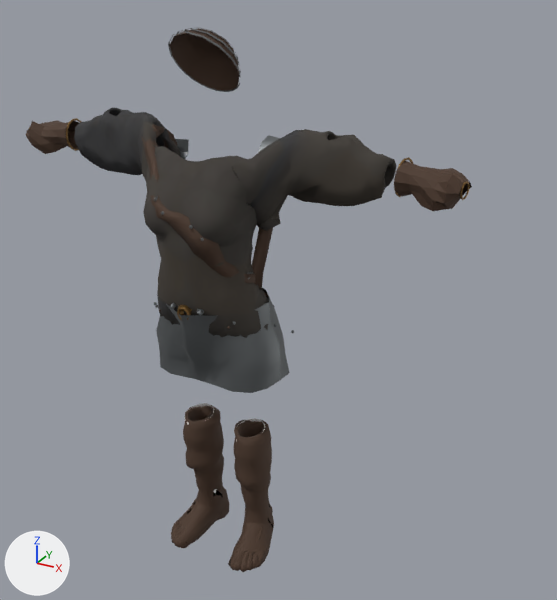
Before and after pictures for a commit that changed the glTF model src/assets/loot/carriers-shieldmaiden.glb.
Before and after are seen from a 50 mm lens placed at (1.263, -1.873, 1.971), pointed at (0.173, 0.11, 0.979). Lighting does not change. The marker at lower left points along +X, +Y and +Z. The older version comes first. Where no turn or scale is listed for an object, it has been applied to the vertices.

Names of what the first picture shows: 'shieldmaiden.Body.Gambeson_shieldmaiden', 'shieldmaiden.Body.Leather', 'shieldmaiden.Body.Steel', 'shieldmaiden.Boots.Leather', 'shieldmaiden.Helmet.Leather', '~kit.Gloves.Leather' and 5 more.
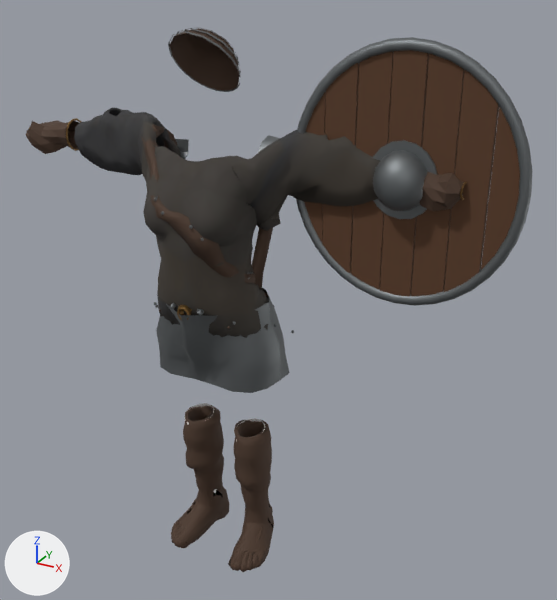
Scene script edits in JSON lines:
```json
{"op": "add", "block": "mat_wood", "code": ["mat_wood = principled_material('Wood')", "mat_wood.base_color = (0.102, 0.0437, 0.0185)  # brown #5a3b25", "mat_wood.roughness = 0.86"]}
{"op": "add", "block": "me_mesh_12", "code": ["me_mesh_12 = bpy.data.meshes.new('Mesh_12')", "me_mesh_12.from_pydata(...)  # 252 vertices, 476 faces; spans x 0.26..0.904, y 0.048..0.065, z 1.063..1.761", "me_mesh_12.materials.append(mat_wood)  # brown #5a3b25"]}
{"op": "add", "block": "me_mesh_3_1", "code": ["me_mesh_3_1 = bpy.data.meshes.new('Mesh_3')", "me_mesh_3_1.from_pydata(...)  # 383 vertices, 744 faces; spans x 0.247..0.917, y -0.035..0.072, z 1.051..1.773", "me_mesh_3_1.materials.append(mat_steel)  # grey #767a7c"]}
{"op": "add", "block": "ob_shieldmaiden_shield_wood", "code": ["ob_shieldmaiden_shield_wood = bpy.data.objects.new('shieldmaiden.Shield.Wood', me_mesh_12)", "ob_shieldmaiden_shield_wood.location = (0.0, 0.0, 0.025)"]}
{"op": "add", "block": "ob_shieldmaiden_shield_steel", "code": ["ob_shieldmaiden_shield_steel = bpy.data.objects.new('shieldmaiden.Shield.Steel', me_mesh_3_1)", "ob_shieldmaiden_shield_steel.location = (0.0, 0.0, 0.025)"]}
```

Location of each change, (x1, y1, x2, y2) in pixels of the pictures (557 x 600 px):
```json
{"object": "shieldmaiden.Shield.Wood", "change": "added", "after": [305, 50, 520, 296], "on screen": "brown"}
{"object": "shieldmaiden.Shield.Steel", "change": "added", "after": [296, 37, 533, 306]}
```
